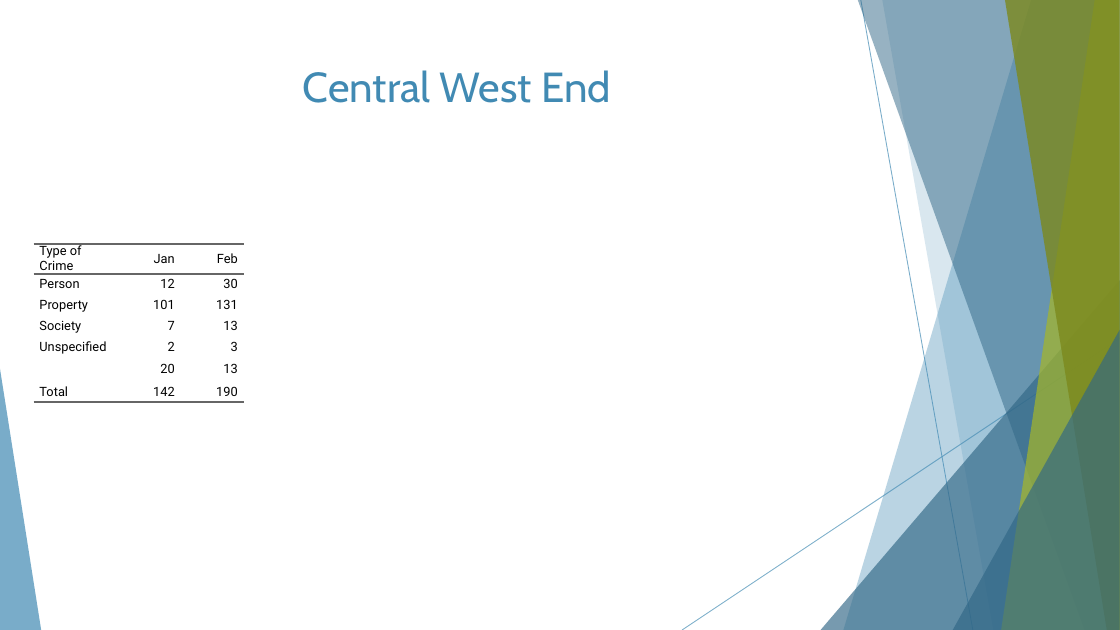
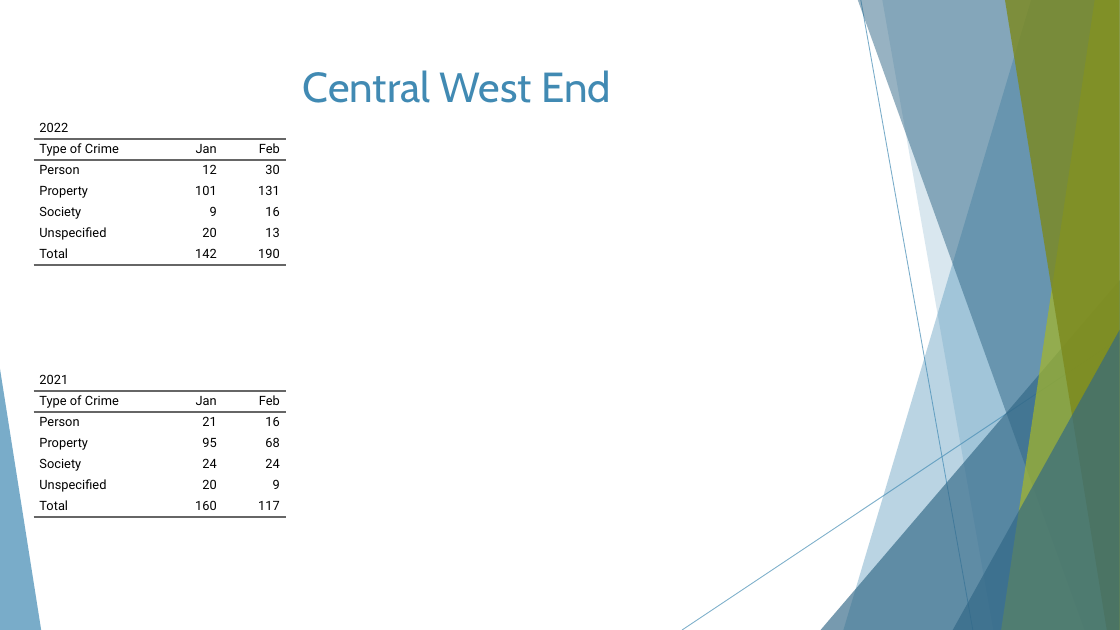
Before and after one commit to wumcrc/monthly-crime-reports, a slide deck: slide 17 of NIBRS/results/presentations/2022/February/fpse-bot-cwe-mc-February2022.pptx. Drawn at 1120x630 pixels with LibreOffice and Linux fonts; fonts in the diff are those of the drawing. Boxes give left, top, right and bottom in pixels: in the first picture for what was removed or moved away, otherwise in the second. Text is boxed around its words. In the diff, an @@ line names an element or a change of style, - is before the commit and + after.

```diff
--- a/NIBRS/results/presentations/2022/February/fpse-bot-cwe-mc-February2022.pptx
+++ b/NIBRS/results/presentations/2022/February/fpse-bot-cwe-mc-February2022.pptx
@@ table at (x1=34, y1=118, x2=286, y2=370) @@
+row 1: 2022 |  | 
-row 4: Society | 7 | 13
-row 5: Unspecified | 2 | 3
-row 6:  | 20 | 13
+row 5: Society | 9 | 16
+row 6: Unspecified | 20 | 13
@@ borders changed @@
@@ table resized from (x1=34, y1=244, x2=244, y2=496) to (x1=34, y1=118, x2=286, y2=370) @@
@@ table added at (x1=34, y1=370, x2=286, y2=622), 7 rows, 3 columns @@
+2021 |  | 
+Type of Crime | Jan | Feb
+Person | 21 | 16
+Property | 95 | 68
+Society | 24 | 24
+Unspecified | 20 | 9
+Total | 160 | 117
```
Also in this commit, not shown: 11 other slides changed, 13 other files.
